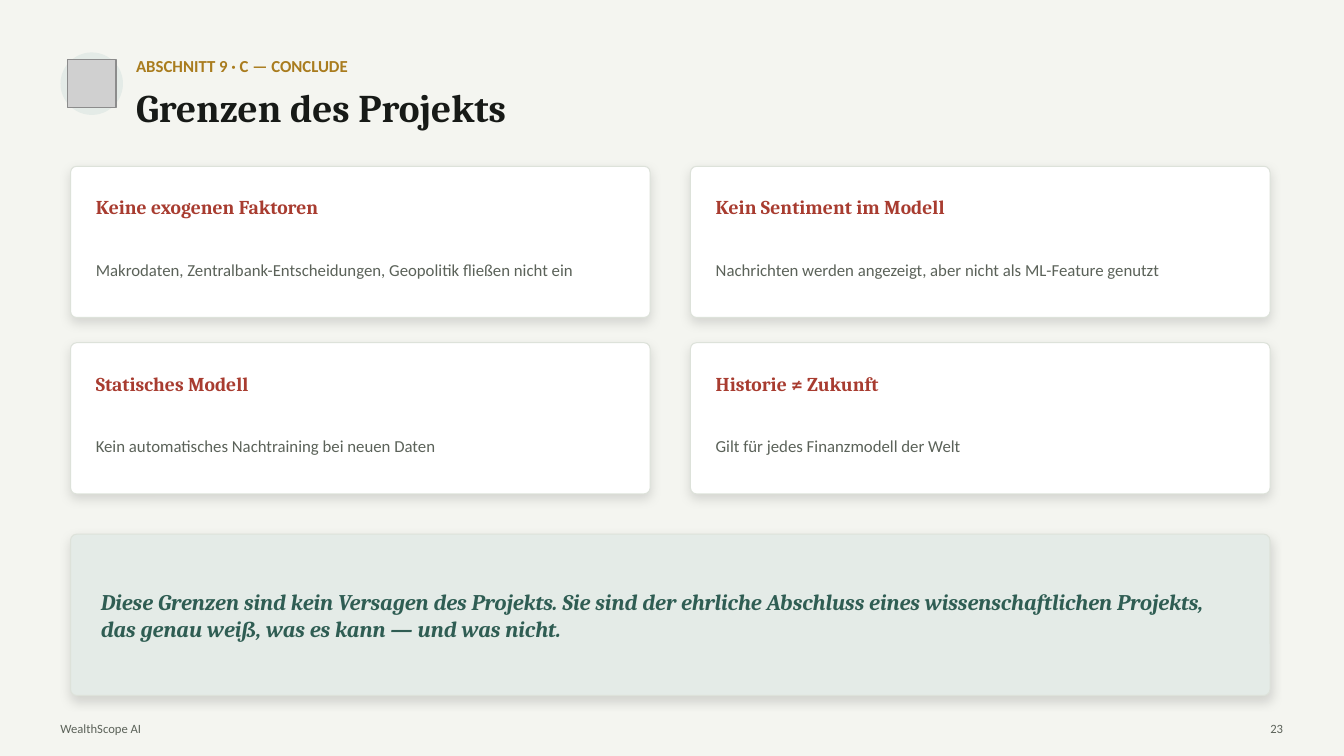
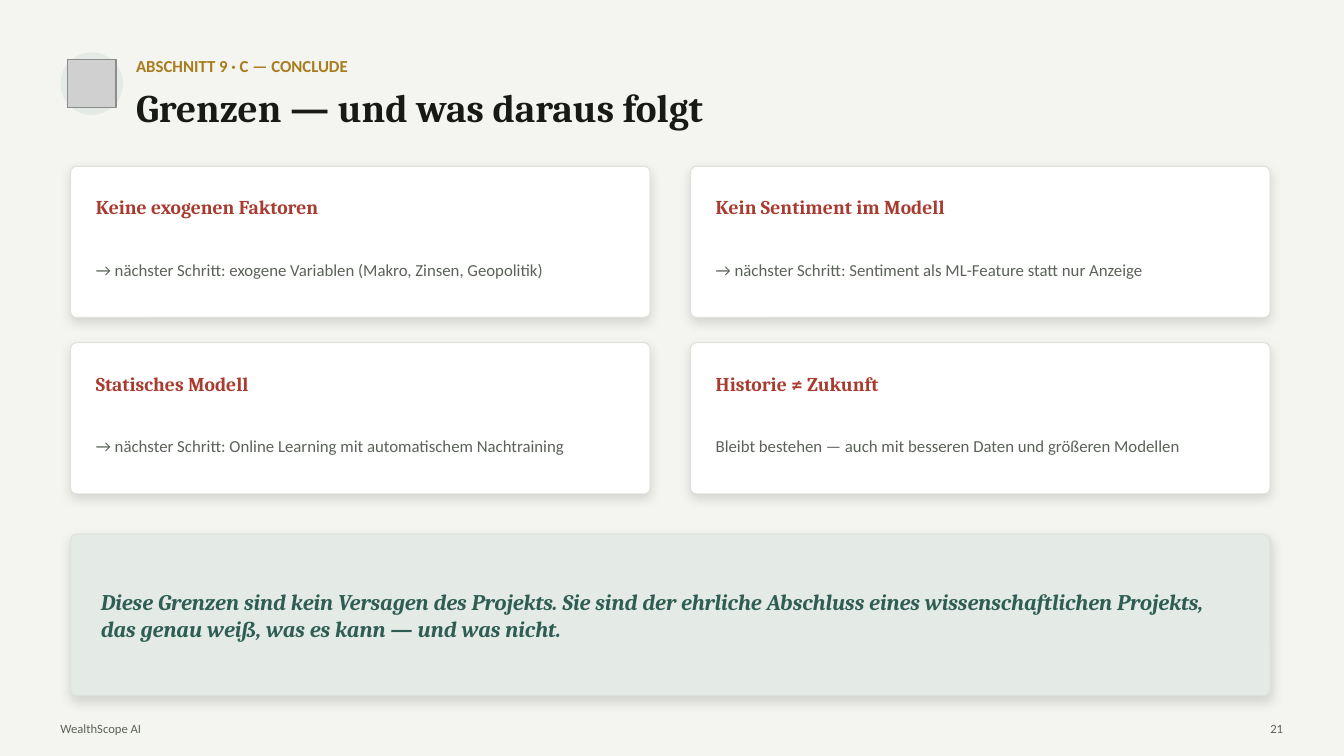
Before and after one commit to fedansoufiane-commits/forexscope-ai, a slide deck: slide 21 of Präsentation/Final/WealthScope_Praesentation_v1.0_FINAL.pptx (slide 23 before the commit). Drawn at 1344x756 pixels with LibreOffice and Linux fonts; fonts in the diff are those of the drawing; grey boxes stand for pictures. Boxes give left, top, right and bottom in pixels: in the first picture for what was removed or moved away, otherwise in the second. Text is boxed around its words. In the diff, an @@ line names an element or a change of style, - is before the commit and + after.

```diff
--- a/Präsentation/Final/WealthScope_Praesentation_v1.0_FINAL.pptx
+++ b/Präsentation/Final/WealthScope_Praesentation_v1.0_FINAL.pptx
@@ text at [136, 94, 703, 131]: text changed @@
-Grenzen des Projekts
+Grenzen — und was daraus folgt
@@ text at [115, 264, 542, 279]: text changed @@
-Makrodaten, Zentralbank-Entscheidungen, Geopolitik fließen nicht ein
+→ nächster Schritt: exogene Variablen (Makro, Zinsen, Geopolitik)
@@ text at [735, 264, 1142, 279]: text changed @@
-Nachrichten werden angezeigt, aber nicht als ML-Feature genutzt
+→ nächster Schritt: Sentiment als ML-Feature statt nur Anzeige
@@ text at [115, 440, 564, 455]: text changed @@
-Kein automatisches Nachtraining bei neuen Daten
+→ nächster Schritt: Online Learning mit automatischem Nachtraining
@@ text at [716, 440, 1179, 455]: text changed @@
-Gilt für jedes Finanzmodell der Welt
+Bleibt bestehen — auch mit besseren Daten und größeren Modellen
@@ text at [1270, 725, 1283, 733]: text changed @@
-23
+21
```
Also in this commit, not shown: 31 other slides changed.
